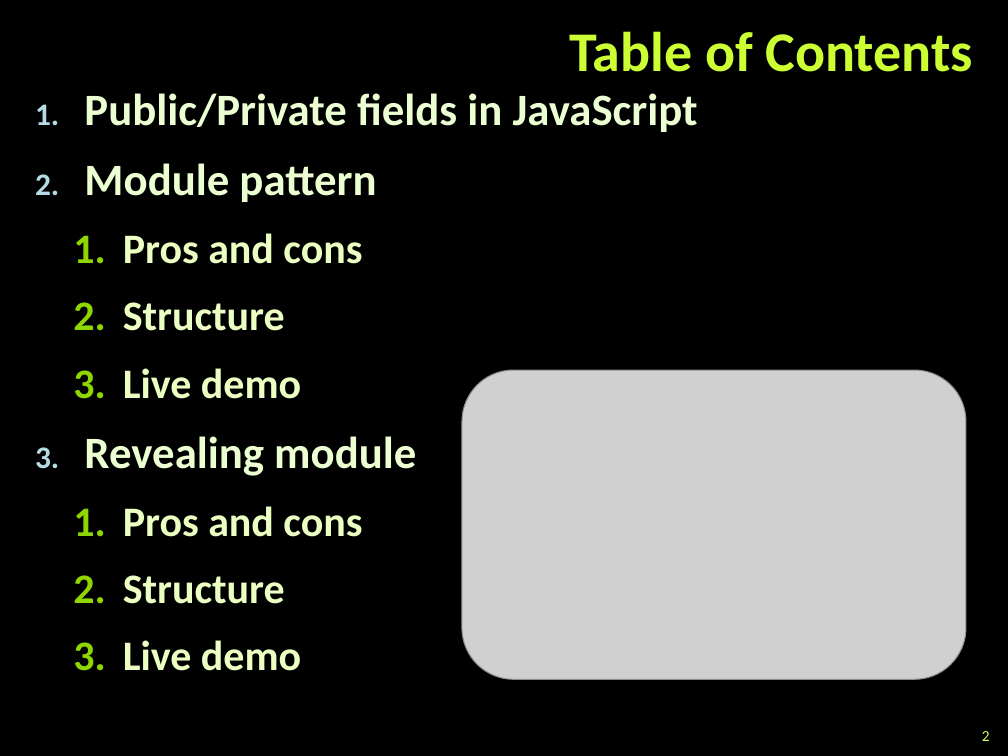
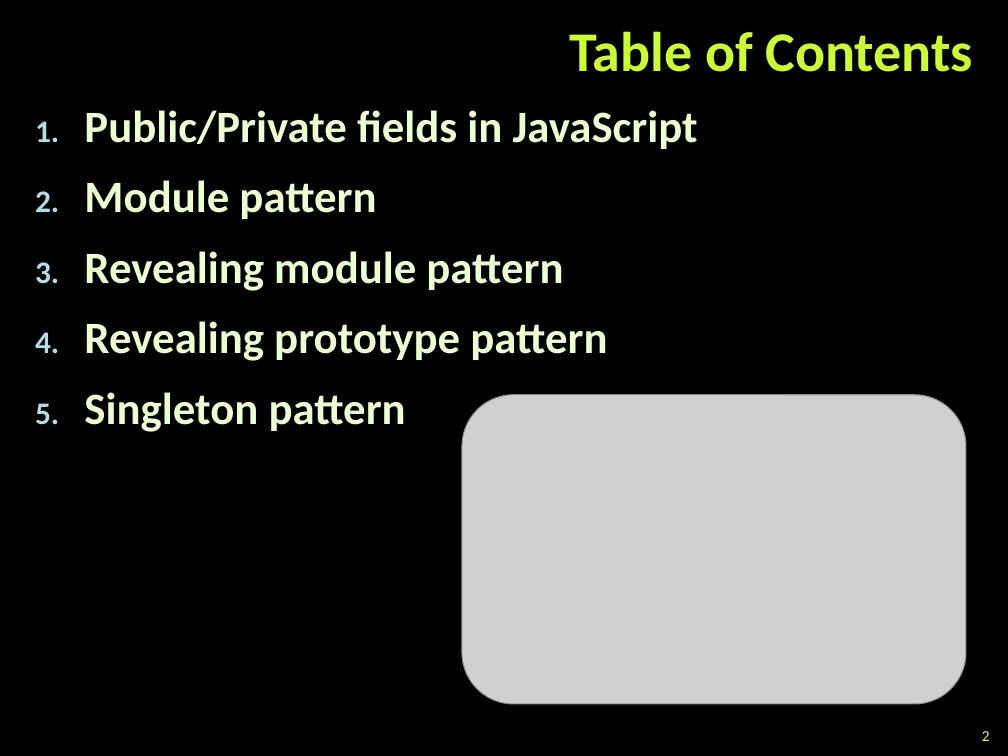
Before and after one commit to martin-nikolov/Telerik-Academy, a slide deck: slide 2 of Web Design & Development/5. JavaScript OOP/06. Modules and Patterns/Modules and Patterns.pptx. Drawn at 1008x756 pixels with LibreOffice and Linux fonts; fonts in the diff are those of the drawing; grey boxes stand for pictures; background and template pictures are left out. Boxes give left, top, right and bottom in pixels: in the first picture for what was removed or moved away, otherwise in the second. Text is boxed around its words. In the diff, an @@ line names an element or a change of style, - is before the commit and + after.

```diff
--- a/Web Design & Development/5. JavaScript OOP/06. Modules and Patterns/Modules and Patterns.pptx
+++ b/Web Design & Development/5. JavaScript OOP/06. Modules and Patterns/Modules and Patterns.pptx
@@ text "Public/Private fields in JavaScript": place and size @@
-text "Public/Private fields in JavaScript" at box(84, 93, 698, 671)
+text "Public/Private fields in JavaScript" at box(84, 110, 698, 432)
@@ text at box(84, 251, 607, 432): text changed; size 30 to 32 pt; text colour #EBFFC2 to #EBFFD2 @@
-  1. Pros and cons
-  2. Structure
-  3. Live demo
-3. Revealing module
-  1. Pros and cons
-  2. Structure
-  3. Live demo
+3. Revealing module pattern
+4. Revealing prototype pattern
+5. Singleton pattern
@@ picture: place and size @@
-picture at box(462, 370, 966, 679)
+picture at box(462, 395, 966, 705)
```
Also in this commit, not shown: 9 other slides changed, 15 slides added, 2 slides removed, 19 other files.
